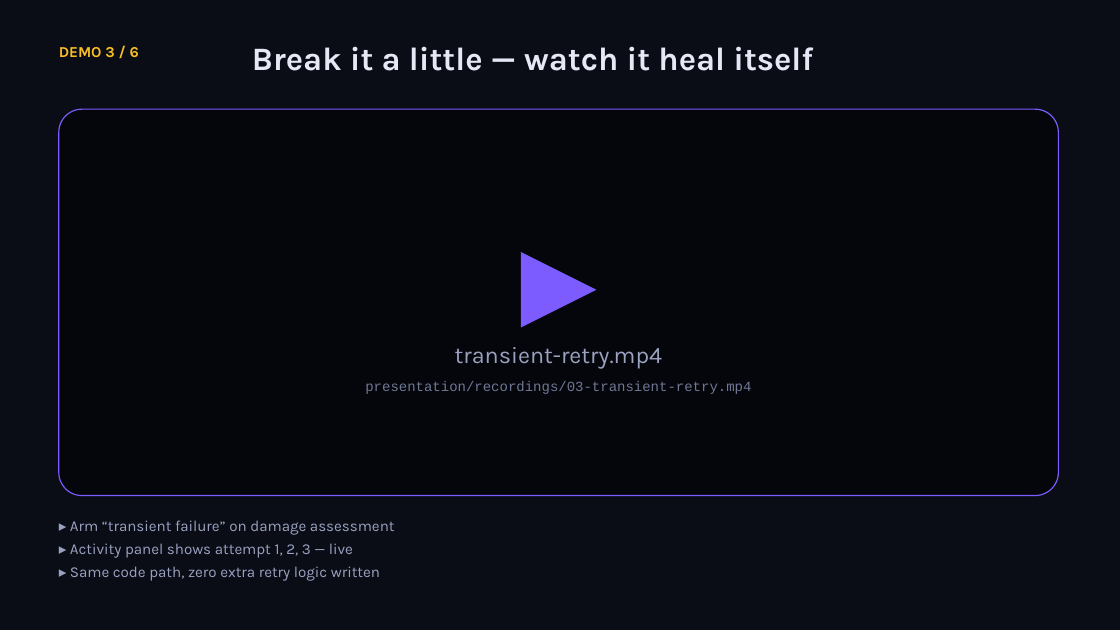
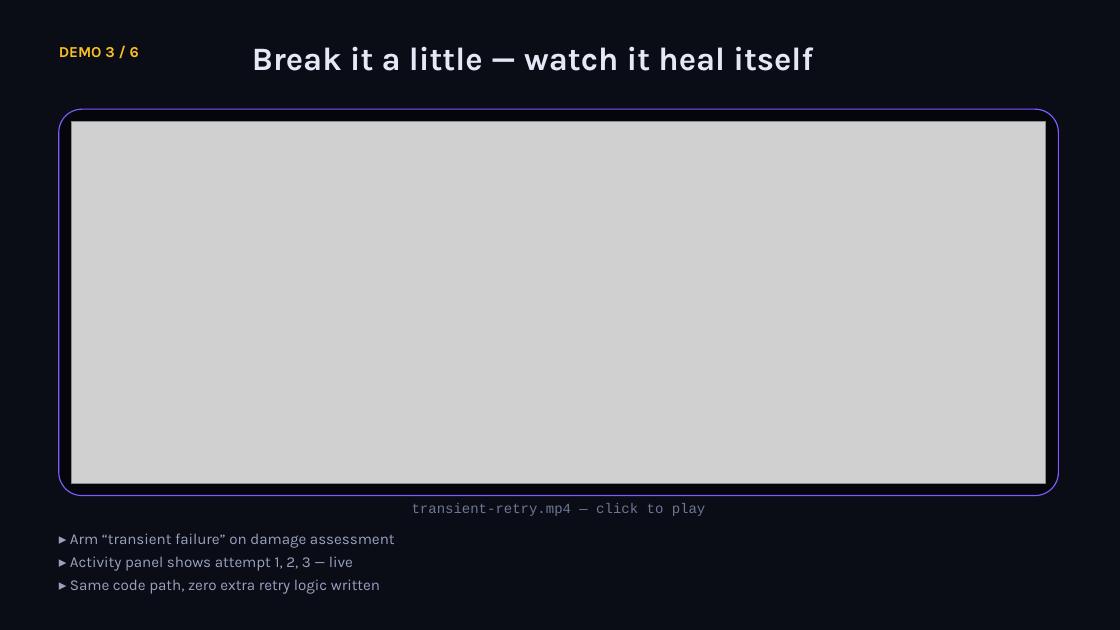
Before and after one commit to simy307/temporal-claims-demo, a slide deck: slide 20 of presentation/Lifting-the-Veil-Temporal-Talk.pptx. Drawn at 1120x630 pixels with LibreOffice and Linux fonts; fonts in the diff are those of the drawing; grey boxes stand for pictures. Boxes give left, top, right and bottom in pixels: in the first picture for what was removed or moved away, otherwise in the second. Text is boxed around its words. In the diff, an @@ line names an element or a change of style, - is before the commit and + after.

```diff
--- a/presentation/Lifting-the-Veil-Temporal-Talk.pptx
+++ b/presentation/Lifting-the-Veil-Temporal-Talk.pptx
@@ picture added at (71,122,1046,483) @@
@@ triangle removed at (521,252,597,328) @@
@@ text removed at (365,381,751,394) @@
-presentation/recordings/03-transient-retry.mp4
@@ text at (412,503,706,516): text changed; size 20 to 12 pt; font Karla to Courier New; text colour #9AA2C0 to #6F7794 @@
-transient-retry.mp4
+transient-retry.mp4 — click to play
@@ text "▸ Arm “transient failure” on ...": place and size @@
-text "▸ Arm “transient failure” on ..." at (70,520,395,581)
+text "▸ Arm “transient failure” on ..." at (70,533,395,594)
```
Also in this commit, not shown: 6 other slides changed, 1 other file.
